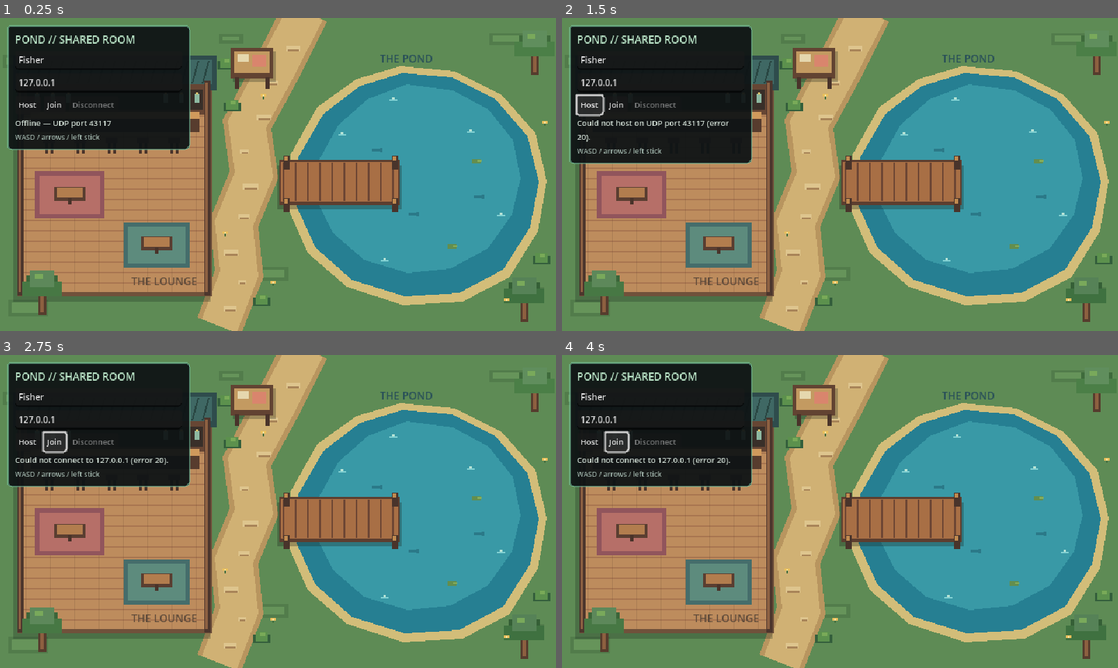
Above: before the commit, frames 1-4 (two rows, left to right).
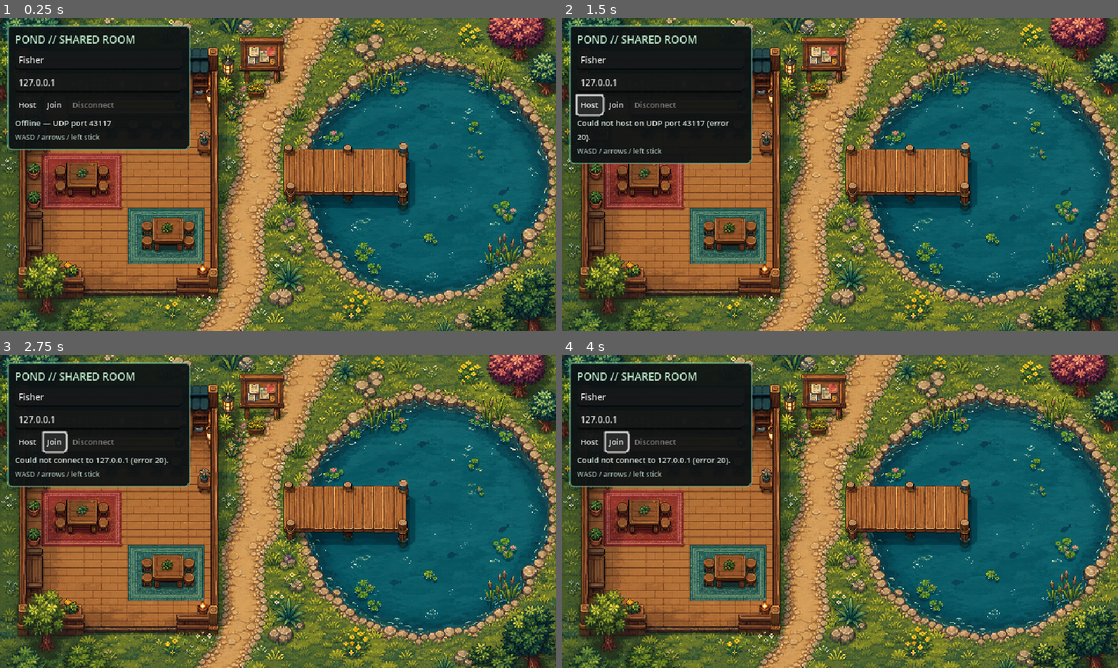
Above: after the commit, the same moments.

Repository: dain98/pond
Game: Godot game, scene res://scenes/main.tscn
The game is run twice, just before and just after one commit, with the same random seed, the same clock (stepped at 60 frames per second) and the same inputs.
Inputs:
- Up to frame 1 (0.25 s): no input
- Up to frame 2 (1.5 s): tap Enter at 0.5 s; hold D 0.53-1.25 s; click "Host" at 1.25 s
- Up to frame 3 (2.75 s): click "Join" at 2 s
- Up to frame 4 (4 s): hold S 2.78-3.53 s; hold D from 3.53 s (still down)

The runs differ from the first frame. In frame 1, 84% of the frame differs, in the area x 0-100%, y 0-100%; in frame 2, 82%; in frame 3, 84%; in frame 4, 84%.

Commit message:
Replace procedural world with generated pixel art

Diff:
--- a/scenes/main.tscn
+++ b/scenes/main.tscn
@@ -1,9 +1,18 @@
-[gd_scene load_steps=2 format=3]
+[gd_scene load_steps=3 format=3]
 
 [ext_resource type="Script" path="res://scripts/main.gd" id="1_main"]
+[ext_resource type="Texture2D" path="res://assets/world/pond_commons_background.png" id="2_background"]
 
 [node name="Main" type="Node2D"]
 script = ExtResource("1_main")
 
+[node name="Background" type="TextureRect" parent="."]
+texture_filter = 1
+offset_right = 640.0
+offset_bottom = 360.0
+mouse_filter = 2
+texture = ExtResource("2_background")
+expand_mode = 1
+
 [node name="Players" type="Node2D" parent="."]
 y_sort_enabled = true
--- a/scripts/main.gd
+++ b/scripts/main.gd
@@ -14,7 +14,6 @@
 var automated_direction := Vector2.ZERO
 var automated_spawn_position := Vector2.ZERO
 var movement_observed_logged := false
-var visual_elapsed := 0.0
 var water_frame := 0
 
 var name_edit: LineEdit
@@ -26,7 +25,6 @@
 
 
 func _ready() -> void:
-	_build_world_labels()
 	_build_connection_panel()
 	_connect_multiplayer_signals()
 	_apply_command_line()
@@ -35,11 +33,6 @@
 
 func _process(delta: float) -> void:
 	_update_local_input()
-	visual_elapsed += delta
-	var next_water_frame := int(visual_elapsed * 3.0) % 4
-	if next_water_frame != water_frame:
-		water_frame = next_water_frame
-		queue_redraw()
 
 	if _network_is_active() and multiplayer.is_server():
 		snapshot_elapsed += delta
@@ -55,6 +48,9 @@
 
 
 func _draw() -> void:
+	# The procedural scene remains as a lightweight fallback for missing assets.
+	if has_node("Background") and $Background.visible:
+		return
 	_draw_ground()
 	_draw_lounge()
 	_draw_pond()
Binary file added: assets/world/pond_commons_background.png
Not shown, added: assets/world/pond_commons_background.png.import
Binary file changed: tests/visual/baselines/host.png
Binary file changed: tests/visual/baselines/joined.png
Binary file changed: tests/visual/baselines/walking.png
Not shown, added: assets/world/README.md
Not shown, changed: scripts/visual_test.sh
